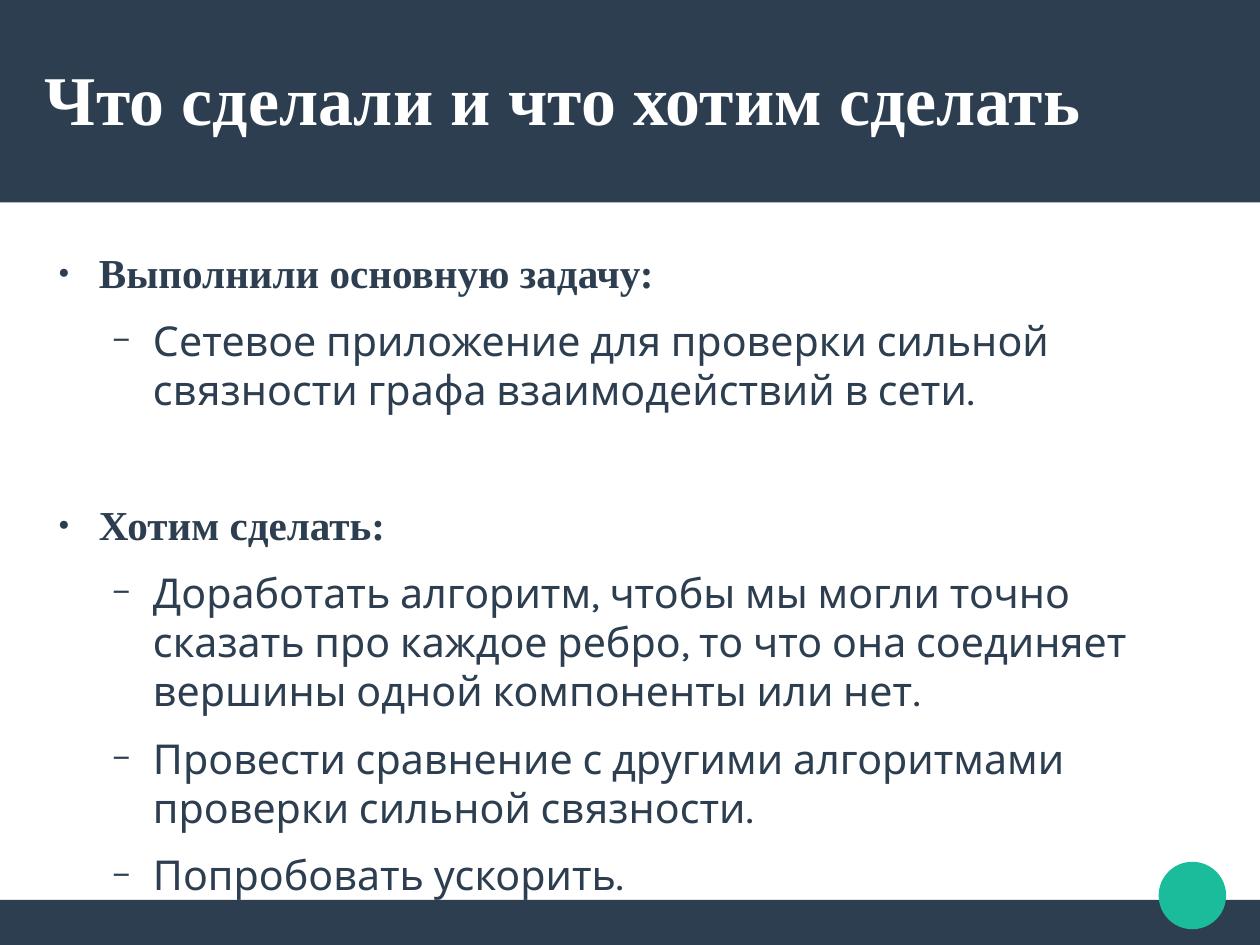
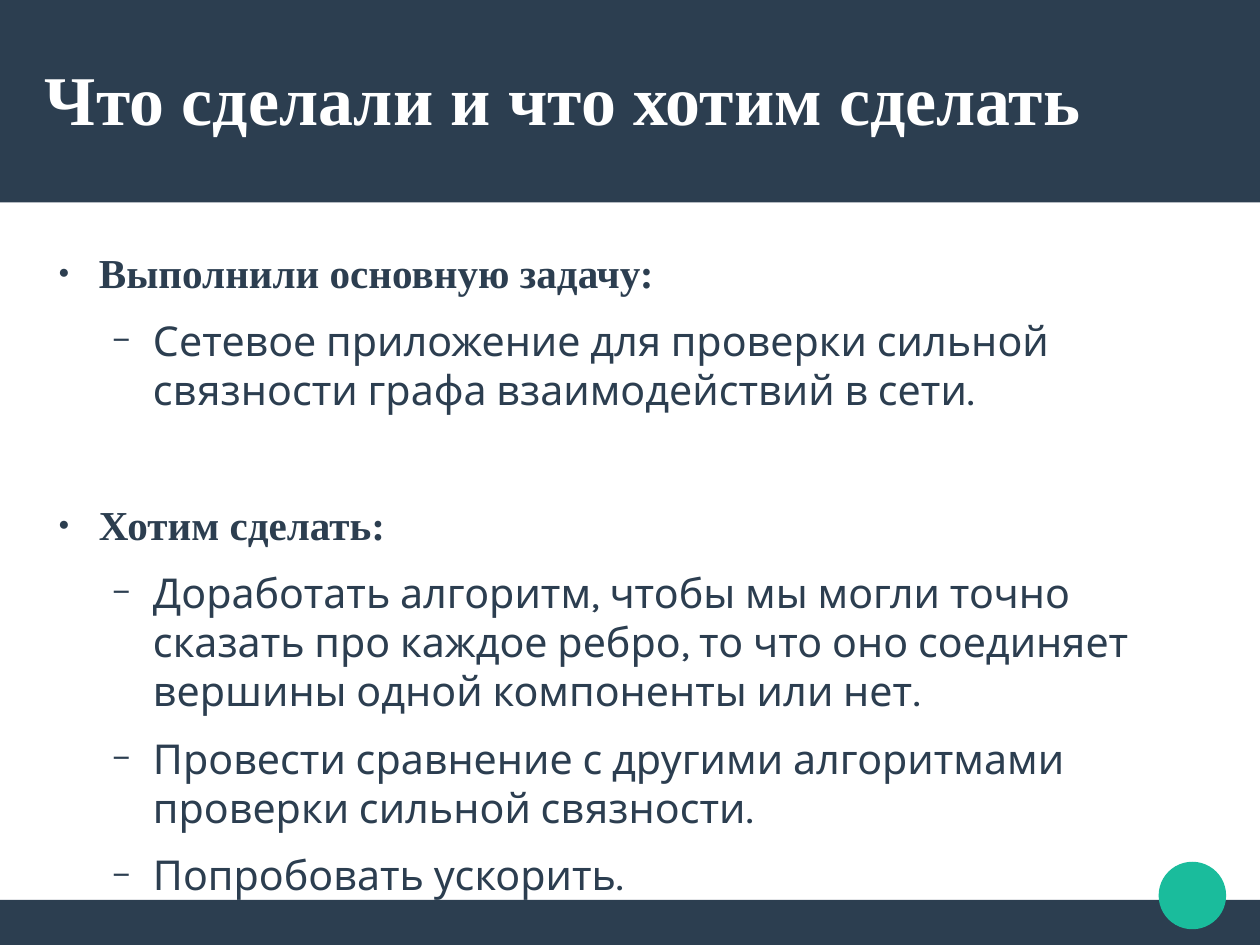
Before and after one commit to YorovSobir/second-semester-research, a slide deck: slide 13 of Untitled 1.odp. Drawn at 1260x945 pixels with LibreOffice and Linux fonts; fonts in the diff are those of the drawing. Boxes give left, top, right and bottom in pixels: in the first picture for what was removed or moved away, otherwise in the second. Text is boxed around its words. In the diff, an @@ line names an element or a change of style, - is before the commit and + after.

```diff
--- a/Untitled 1.odp
+++ b/Untitled 1.odp
@@ text at (153, 576, 1128, 716): text changed @@
-  − Доработать алгоритм, чтобы мы могли точно сказать про каждое ребро, то что она соединяет вершины одной компоненты или нет.
+  − Доработать алгоритм, чтобы мы могли точно сказать про каждое ребро, то что оно соединяет вершины одной компоненты или нет.
```
Also in this commit, not shown: 1 other slide changed, 2 other files.
